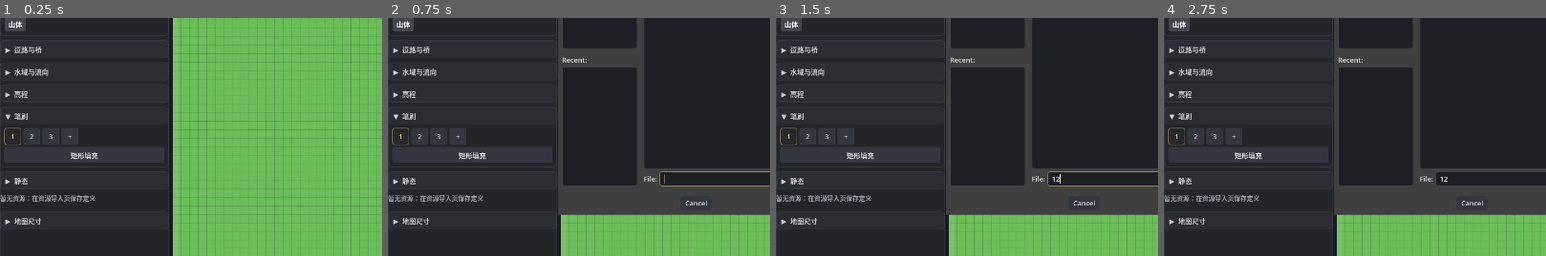
Above: before the commit, frames 1-4 (left to right).
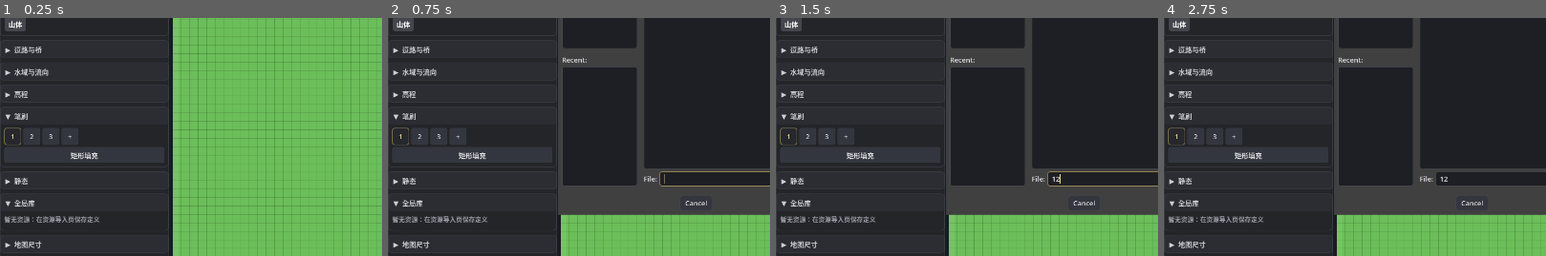
Above: after the commit, the same moments.

Repository: ailiAlone/GridAtlas
Game: Godot game, scene res://editor/Main.tscn
Same seed, same stepped clock (60 frames per second), same inputs: the game is played once before the commit and once after it.
Inputs (mouse positions are % of the whole screen's width and height, from its top left):
- Up to frame 1 (0.25 s): no input
- Up to frame 2 (0.75 s): click "保存" at 0.5 s
- Up to frame 3 (1.5 s): click (47, 76) at 1.27 s; type "12" at 1.35 s
- Up to frame 4 (2.75 s): click (30, 19) at 2 s
The pictures show only the part of the screen within x 0-50%, y 42-92%; the shares and areas given below are measured in that part.

The runs differ from the first frame. In frame 1, 1.1% of the frame differs, in the area x 0-26%, y 74-97%; in frame 2, 1.1%; in frame 3, 1.1%; in frame 4, 1.1%.

Commit message:
资源库：本图热点（导入/放置自动标记）+ 全局库分节

Diff:
--- a/data/map_asset_library.gd
+++ b/data/map_asset_library.gd
@@ -1,31 +1,34 @@
 class_name MapAssetLibrary
 extends Resource
-## 本图使用库：记录这张地图用过的静态资源 id（最近使用在前）。
+## 本图热点库：记录这张地图"热点"的静态资源 id（最近使用在前）。
 ##
+## 什么会进入热点：
+##   · 这张地图里放置过的资源；
+##   · 在编辑器中导入/保存资源时，当前地图自动把它记进来。
 ## 定义本身仍只存在全局 Assets/static_assets/defs/，这里不复制任何 def；
-## 地图只保存"用过哪些"，用于编辑器「本图使用」快捷区。
+## 热点只用于编辑器「本图热点」快捷区，全局库始终完整。
 ## 与地图同目录同名边车：maps/<图>/<图>.tres -> maps/<图>/<图>.assets.tres
 
 const MapSidecars = preload("res://data/map_sidecars.gd")
 
-@export var asset_ids: PackedStringArray = PackedStringArray()
+@export var hot_ids: PackedStringArray = PackedStringArray()
 
 
 static func sidecar_path(map_path: String) -> String:
 	return MapSidecars.library_path(map_path)
 
 
-## 标记使用：已存在则移到最前；返回是否本次新增（用于决定面板是否重建整节）。
+## 标记热点：已存在则移到最前；返回是否本次新增（用于决定面板是否重建整节）。
 func touch(id: StringName) -> bool:
 	var key: String = String(id)
 	if key.is_empty():
 		return false
-	var index: int = asset_ids.find(key)
+	var index: int = hot_ids.find(key)
 	if index == 0:
 		return false
 	if index > 0:
-		asset_ids.remove_at(index)
-	asset_ids.insert(0, key)
+		hot_ids.remove_at(index)
+	hot_ids.insert(0, key)
 	return index < 0
 
 
@@ -33,10 +36,10 @@
 func sanitize(defs: Dictionary) -> void:
 	var seen: Dictionary = {}
 	var out: PackedStringArray = PackedStringArray()
-	for raw: String in asset_ids:
+	for raw: String in hot_ids:
 		var key: StringName = StringName(raw)
 		if key == &"" or seen.has(key) or not defs.has(key):
 			continue
 		seen[key] = true
 		out.append(raw)
-	asset_ids = out
+	hot_ids = out
--- a/data/map_sidecars.gd
+++ b/data/map_sidecars.gd
@@ -7,7 +7,7 @@
 ##   maps/<图>/<图>.look.tres          RenderSettings（外观参数）
 ##   maps/<图>/<图>.props.tres         物件层
 ##   maps/<图>/<图>.bridges.tres       桥层
-##   maps/<图>/<图>.assets.tres        本图使用库（用过的静态资源 id）
+##   maps/<图>/<图>.assets.tres        本图热点库（用过的/导入的静态资源 id）
 ##   maps/<图>/<图>.terrain.gdshader   地表着色器专属副本（本文件负责）
 ##
 ## 着色器副本规则（首存拷贝、永不自动覆盖）：
@@ -44,7 +44,7 @@
 	return _with_suffix(map_path, BRIDGES_SUFFIX)
 
 
-## 本图使用库：只记录用过的静态资源 id，定义仍在全局
+## 本图热点库：记录用过的/导入的静态资源 id，定义仍在全局
 static func library_path(map_path: String) -> String:
 	return _with_suffix(map_path, LIBRARY_SUFFIX)
 
--- a/editor/StaticAssetImportView.gd
+++ b/editor/StaticAssetImportView.gd
@@ -7,6 +7,7 @@
 ## 数据位置：res://Assets/static_assets/defs/*.tres + catalog.tres
 
 signal closed
+signal asset_saved(asset_id: StringName)   # 保存成功后通知编辑器的"本图热点"
 
 const AssetDef = preload("res://Assets/static_assets/static_asset_def.gd")
 const AssetCatalog = preload("res://Assets/static_assets/static_asset_catalog.gd")
@@ -496,6 +497,7 @@
 	save_button.text = "保存修改"
 	_refresh_list(String(def.id))
 	_set_status("已保存：%s" % saved_path, false)
+	asset_saved.emit(def.id)
 
 
 func _on_delete() -> void:
--- a/editor/grid_tools.gd
+++ b/editor/grid_tools.gd
@@ -287,13 +287,13 @@
 			brush_changed.emit(&"land", brush_value)
 
 
-## 本图使用库由 main 维护，这里只转发给静态面板
-func set_local_assets(ids: PackedStringArray) -> void:
-	propstool.set_local_assets(ids)
-
-
-func touch_local_asset(id: StringName) -> bool:
-	return propstool.touch_local_asset(id)
+## 本图热点库由 main 维护，这里只转发给静态面板
+func set_hot_assets(ids: PackedStringArray) -> void:
+	propstool.set_hot_assets(ids)
+
+
+func touch_hot_asset(id: StringName) -> bool:
+	return propstool.touch_hot_asset(id)
 
 
 func asset_name(asset_id: StringName) -> String:
--- a/editor/main.gd
+++ b/editor/main.gd
@@ -39,7 +39,7 @@
 var map: MapData  # 唯一持有者：所有使用方从这里拿引用
 var props   # 物件层（PropsData，地图边车）：同样由本脚本持有、注入视图
 var bridges # 桥层（BridgesData，地图边车）：独立于静态资源，只由道路面板的桥工具写入
-var asset_library: MapAssetLibrary = MapAssetLibrary.new()  # 本图使用库（静态资源 id 记录）
+var asset_library: MapAssetLibrary = MapAssetLibrary.new()  # 本图热点库（静态资源 id 记录）
 var asset_defs: Dictionary = {}  # StringName -> StaticAssetDef（资源库，运行时载入）
 var render_mode: bool = false  # false=编辑模式，true=渲染模式
 var grids: Array = []      # 两个编辑视图（大可编辑、小只读镜像）
@@ -88,6 +88,7 @@
 	tools.propstool.assets_refresh_requested.connect(_reload_asset_defs.bind(true))
 	tools.propstool.asset_edit_requested.connect(_on_asset_edit_requested)
 	import_view.closed.connect(_on_import_view_closed)
+	import_view.asset_saved.connect(_on_import_asset_saved)
 	# 高程视图是显示模式，大小编辑视图一起切
 	tools.elevation_view_changed.connect(grid_view.set_elevation_mode)
 	tools.elevation_view_changed.connect(grid_mini.set_elevation_mode)
@@ -486,7 +487,7 @@
 		tools.set_asset_defs(asset_defs)
 		if asset_library != null:
 			asset_library.sanitize(asset_defs)
-			tools.set_local_assets(asset_library.asset_ids)
+			tools.set_hot_assets(asset_library.hot_ids)
 	for view: GridView in grids:
 		view.queue_redraw()
 	if preview_mini != null and preview_mini.visible:
@@ -543,10 +544,10 @@
 	# 只校验地图边界与实例重叠；水面/山体等任何地形都允许摆放
 	if props.add_asset(tools.prop_asset_id, anchor, map.grid_size, rot, scale):
 		tools.mark_dirty()
-		# 本图使用库：新资源重建快捷区；已有资源只把按钮移到最前（超出显示上限时重建）
+		# 本图热点库：新资源重建快捷区；已有资源只把按钮移到最前（超出显示上限时重建）
 		if asset_library.touch(tools.prop_asset_id) \
-				or not tools.touch_local_asset(tools.prop_asset_id):
-			tools.set_local_assets(asset_library.asset_ids)
+				or not tools.touch_hot_asset(tools.prop_asset_id):
+			tools.set_hot_assets(asset_library.hot_ids)
 		# 拖动放置：只追加这一张立牌 + 增量草垫，不重建全部物件。
 		_refresh_prop_views()
 		var idx: int = props.count() - 1
@@ -712,6 +713,16 @@
 	game_preview.set_process_unhandled_key_input(true)
 	import_overlay.visible = false
 	_reload_asset_defs(true)
+
+
+## 在编辑器里导入/保存资源：当前地图立即记为热点（关闭导入页后资源库刷新即可见）
+func _on_import_asset_saved(asset_id: StringName) -> void:
+	if asset_id == &"":
+		return
+	asset_library.touch(asset_id)
+	tools.set_hot_assets(asset_library.hot_ids)
+	tools.mark_dirty()
+	print("[静态] 已加入本图热点: %s" % String(asset_id))
 	print("[资源] 导入页已关闭，资源库已刷新")
 
 
@@ -892,9 +903,9 @@
 		asset_library.sanitize(asset_defs)
 		var lerr: Error = ResourceSaver.save(asset_library, library_path)
 		if lerr == OK:
-			print("[静态] 本图使用库已保存 %d 个: %s" % [asset_library.asset_ids.size(), library_path])
+			print("[静态] 本图热点库已保存 %d 个: %s" % [asset_library.hot_ids.size(), library_path])
 		else:
-			push_warning("本图使用库保存失败(%s): %s" % [error_string(lerr), library_path])
+			push_warning("本图热点库保存失败(%s): %s" % [error_string(lerr), library_path])
 	# 地表着色器边车：首存拷一份母版给这张图（已存在则不动），面板状态随之刷新
 	var shader_copy: String = MapSidecars.ensure_terrain_copy(path)
 	if not shader_copy.is_empty():
@@ -1012,7 +1023,7 @@
 	return loaded
 
 
-## 本图使用库：优先读 <map>.assets.tres；缺失时从 props 实例 id 推导并补写。
+## 本图热点库：优先读 <map>.assets.tres；缺失时从 props 实例 id 推导并补写。
 ## 每次打开都合并当前 props 的 id，保证使用记录不会漏。
 func _load_asset_library(map_path: String) -> void:
 	var side: String = MapSidecars.library_path(map_path)
@@ -1022,27 +1033,27 @@
 		if loaded != null and loaded.get_script() == MapAssetLibrary:
 			lib = loaded as MapAssetLibrary
 		else:
-			push_warning("本图使用库不是有效资源: " + side)
+			push_warning("本图热点库不是有效资源: " + side)
 	var existed: bool = lib != null
 	if lib == null:
 		lib = MapAssetLibrary.new()
-	var before: PackedStringArray = lib.asset_ids.duplicate()
+	var before: PackedStringArray = lib.hot_ids.duplicate()
 	if props != null:
 		for i: int in props.count():
 			lib.touch(props.asset_id_at(i))
 	lib.sanitize(asset_defs)
 	asset_library = lib
-	tools.set_local_assets(lib.asset_ids)
+	tools.set_hot_assets(lib.hot_ids)
 	# 旧地图第一次打开就补齐这一层；边车与实例不一致时也顺手同步
-	if not side.is_empty() and (not existed or lib.asset_ids != before):
+	if not side.is_empty() and (not existed or lib.hot_ids != before):
 		DirAccess.make_dir_recursive_absolute(side.get_base_dir())
 		var err: Error = ResourceSaver.save(lib, side)
 		if err == OK:
-			print("[静态] 本图使用库已%s %d 个: %s" % [
-				"补写" if not existed else "同步", lib.asset_ids.size(), side])
+			print("[静态] 本图热点库已%s %d 个: %s" % [
+				"补写" if not existed else "同步", lib.hot_ids.size(), side])
 		else:
-			push_warning("本图使用库保存失败(%s): %s" % [error_string(err), side])
-	print("[静态] 本图使用 %d 个: %s" % [lib.asset_ids.size(), side.get_file()])
+			push_warning("本图热点库保存失败(%s): %s" % [error_string(err), side])
+	print("[静态] 本图热点 %d 个: %s" % [lib.hot_ids.size(), side.get_file()])
 
 
 # ---------- 撤销 / 重做 ----------
@@ -1234,7 +1245,7 @@
 	props.set_asset_defs(asset_defs)
 	bridges = BridgesData.new()
 	asset_library = MapAssetLibrary.new()
-	tools.set_local_assets(asset_library.asset_ids)
+	tools.set_hot_assets(asset_library.hot_ids)
 	last_edit_cell = Vector2i(-1, -1)
 	undo_stack.clear()
 	redo_stack.clear()
--- a/editor/props_tool.gd
+++ b/editor/props_tool.gd
@@ -15,11 +15,11 @@
 const ScaleRowScene = preload("res://editor/ui/scale_row.tscn")
 const CategorySectionScene = preload("res://editor/ui/category_section.tscn")
 
-## 本图使用区最多显示最近 N 个；完整记录仍在 .assets.tres，全局库也始终可查。
+## 本图热点区最多显示最近 N 个；完整记录仍在 .assets.tres，全局库也始终可查。
 const LOCAL_VISIBLE_MAX: int = 8
 
-@onready var assetscontainer: VBoxContainer = $"Assets"
-@onready var assetempty: Label = $"AssetEmpty"
+@onready var assetscontainer: VBoxContainer = $"SectionGlobal/VBox/Content/Body/Assets"
+@onready var assetempty: Label = $"SectionGlobal/VBox/Content/Body/AssetEmpty"
 @onready var sectionmain: FoldSection = $"SectionMain"
 @onready var sectionlocal: FoldSection = $"SectionLocal"
 @onready var localflow: HFlowContainer = $"SectionLocal/VBox/Content/Body/Flow"
@@ -42,8 +42,8 @@
 var asset_defs: Dictionary = {}
 
 var asset_buttons: Dictionary = {}   # id -> Button
-var local_buttons: Dictionary = {}   # id -> Button（本图使用快捷区）
-var local_ids: PackedStringArray = PackedStringArray()  # 当前本图使用库（全局刷新后重建用）
+var hot_buttons: Dictionary = {}   # id -> Button（本图热点快捷区）
+var hot_ids: PackedStringArray = PackedStringArray()  # 当前本图热点库（全局刷新后重建用）
 
 ## 资源库展示顺序：建筑之后先放树木，常用植物不用滚到最后。
 const SECTION_ORDER: Array[StringName] = [
@@ -94,9 +94,9 @@
 		if groups.has(cat_id):
 			_add_category_section(cat_id, groups[cat_id])
 	assetempty.visible = list.is_empty()
-	# 全局定义刷新后，本图使用区也要用新定义重建，避免按钮缓存指向旧 def
-	if not local_ids.is_empty():
-		set_local_assets(local_ids)
+	# 全局定义刷新后，本图热点区也要用新定义重建，避免按钮缓存指向旧 def
+	if not hot_ids.is_empty():
+		set_hot_assets(hot_ids)
 	if selected_asset != &"":
 		var abtn: Button = _asset_button(selected_asset)
 		if abtn == null:
@@ -154,17 +154,17 @@
 	button.button_group = asset_group
 	button.pressed.connect(_on_asset_pressed.bind(StringName(def.id)))
 	flow.add_child(button)
-	var target: Dictionary = local_buttons if local else asset_buttons
+	var target: Dictionary = hot_buttons if local else asset_buttons
 	target[StringName(def.id)] = button
 
 
-## 重建「本图使用」快捷区：按 id 顺序（最近使用在前），空列表隐藏整节。
+## 重建「本图热点」快捷区：按 id 顺序（最近使用在前），空列表隐藏整节。
 ## 只铺最近 LOCAL_VISIBLE_MAX 个，避免 40+ 资源把左栏顶得老长。
-func set_local_assets(ids: PackedStringArray) -> void:
-	local_ids = ids
+func set_hot_assets(ids: PackedStringArray) -> void:
+	hot_ids = ids
 	for child: Node in localflow.get_children():
 		child.free()
-	local_buttons.clear()
+	hot_buttons.clear()
 	var shown: int = 0
 	var visible_count: int = mini(ids.size(), LOCAL_VISIBLE_MAX)
 	for i: int in visible_count:
@@ -183,10 +183,10 @@
 	_sync_selection_buttons()
 
 
-## 已在本图使用区里的资源再次被放置：按钮移到最前，不重建整节。
+## 已在本图热点区里的资源再次被放置：按钮移到最前，不重建整节。
 ## 返回 false 表示该 id 当前不在可见区（超过上限），调用方应改为整节重建。
-func touch_local_asset(id: StringName) -> bool:
-	var button: Button = local_buttons.get(id) as Button
+func touch_hot_asset(id: StringName) -> bool:
+	var button: Button = hot_buttons.get(id) as Button
 	if button == null:
 		return false
 	localflow.move_child(button, 0)
@@ -195,9 +195,9 @@
 	return true
 
 
-## 同一个 id 可能同时出现在全局分类和本图使用区：两套按钮一起同步选中态。
+## 同一个 id 可能同时出现在全局分类和本图热点区：两套按钮一起同步选中态。
 func _sync_selection_buttons() -> void:
-	for buttons: Dictionary in [asset_buttons, local_buttons]:
+	for buttons: Dictionary in [asset_buttons, hot_buttons]:
 		for key: StringName in buttons:
 			(buttons[key] as Button).set_pressed_no_signal(key == selected_asset)
 
@@ -278,7 +278,7 @@
 	asset_edit_requested.emit()
 
 
-## 切回地形/道路笔刷时清掉资源按钮的高亮（全局库与本图使用区一起清）
+## 切回地形/道路笔刷时清掉资源按钮的高亮（全局库与本图热点区一起清）
 func clear_selection() -> void:
 	selected_asset = &""
 	_set_rotation_enabled(false)
--- a/editor/props_tool.tscn
+++ b/editor/props_tool.tscn
@@ -82,18 +82,22 @@
 [node name="SectionLocal" parent="." instance=ExtResource("2_fold")]
 layout_mode = 2
 visible = false
-section_title = "本图使用"
+section_title = "本图热点"
 
 [node name="Flow" type="HFlowContainer" parent="SectionLocal/VBox/Content/Body"]
 layout_mode = 2
 theme_override_constants/h_separation = 6
 theme_override_constants/v_separation = 6
 
-[node name="AssetEmpty" type="Label" parent="."]
+[node name="SectionGlobal" parent="." instance=ExtResource("2_fold")]
+layout_mode = 2
+section_title = "全局库"
+
+[node name="AssetEmpty" type="Label" parent="SectionGlobal/VBox/Content/Body"]
 layout_mode = 2
 theme_type_variation = "Dim"
 text = "暂无资源：在资源导入页保存定义"
 
-[node name="Assets" type="VBoxContainer" parent="."]
+[node name="Assets" type="VBoxContainer" parent="SectionGlobal/VBox/Content/Body"]
 layout_mode = 2
 theme_override_constants/separation = 8
Not shown, added: data/map_asset_library.gd.uid
